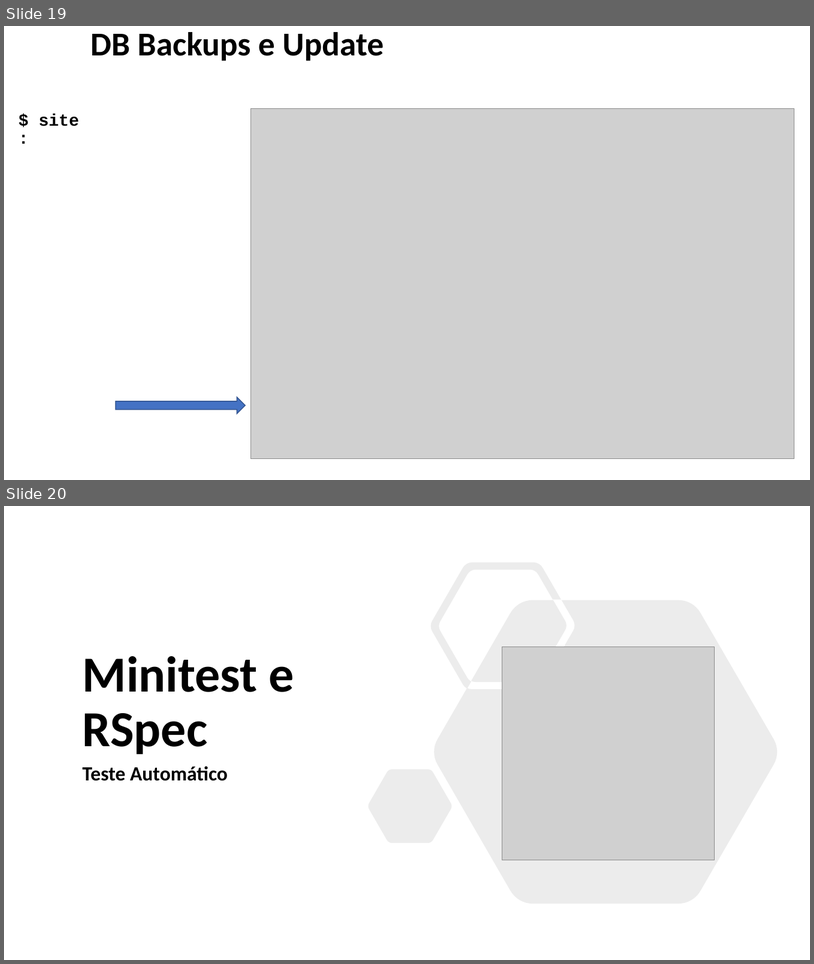
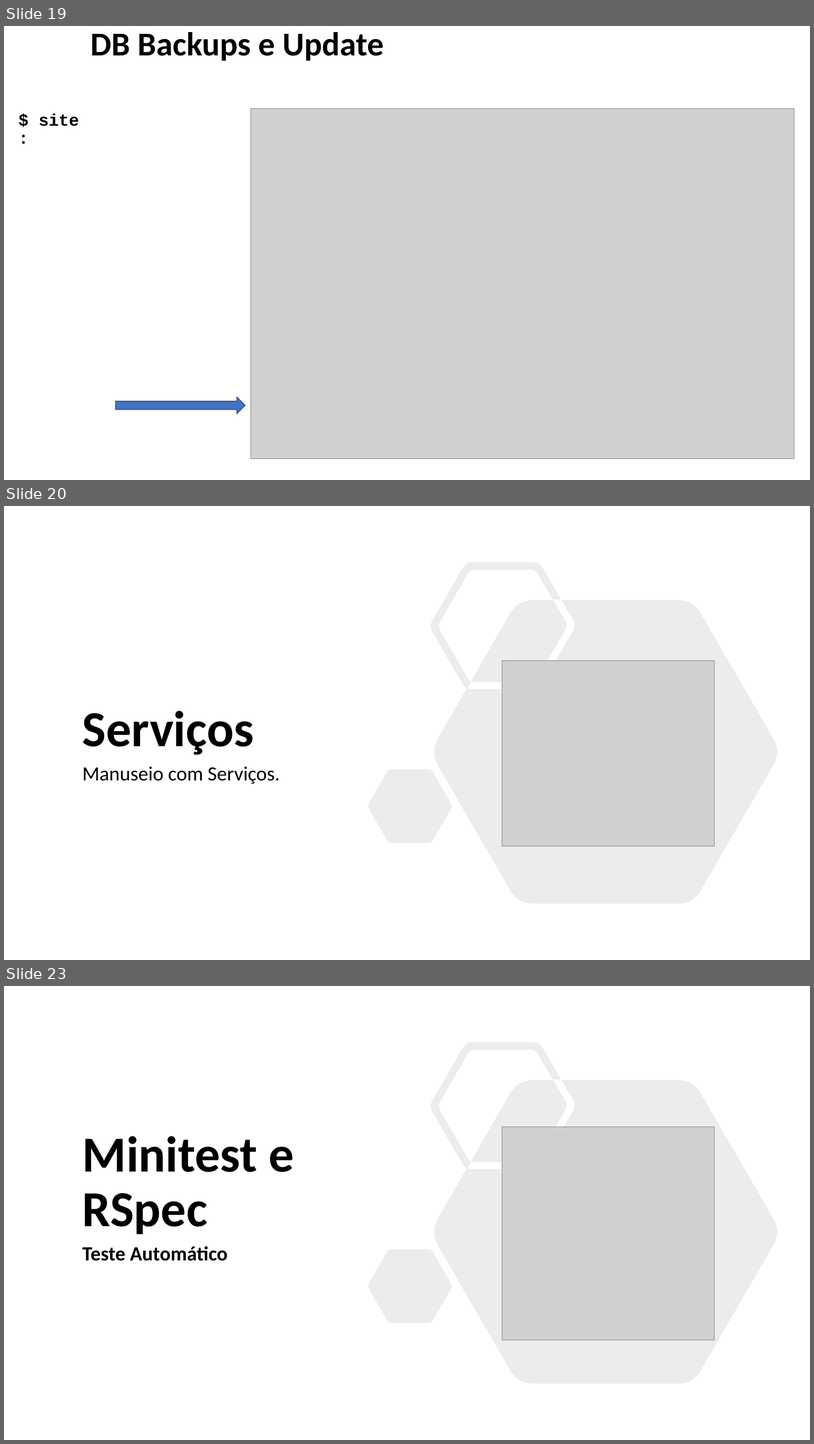
Before and after one commit to enogrob/research-obras-devtools, a slide deck: obras/obras-devtools.pptx. Shown one above the other, each under a label of ours: slides 19 and 20 before the commit, slides 19, 20 and 23 after it; the slides between them are not shown. The pictures are 814x964 and 814x1444 pixels, drawn with LibreOffice and Linux fonts; fonts in the diff are those of the drawing; grey boxes stand for pictures; background and template pictures are left out. Boxes give left, top, right and bottom in pixels: in the first picture for what was removed or moved away, otherwise in the second. Text is boxed around its words. In the diff, an @@ line names an element or a change of style, - is before the commit and + after.

```diff
--- a/obras/obras-devtools.pptx
+++ b/obras/obras-devtools.pptx
@@ slide 20 added at [4,506,810,960], background #FFFFFF @@
@@ freeform shape added at [369,562,778,903], fill #808080 at 15% opacity @@
@@ picture added at [503,661,716,846] @@
@@ title added at [83,711,254,754], 60 pt, text #000000, bold @@
+Serviços
@@ subtitle added at [83,766,280,784], 24 pt, text #000000 @@
+Manuseio com Serviços.
@@ what was slide 20 is now slide 23 @@
```
Also in this commit, not shown: 2 other slides added.
